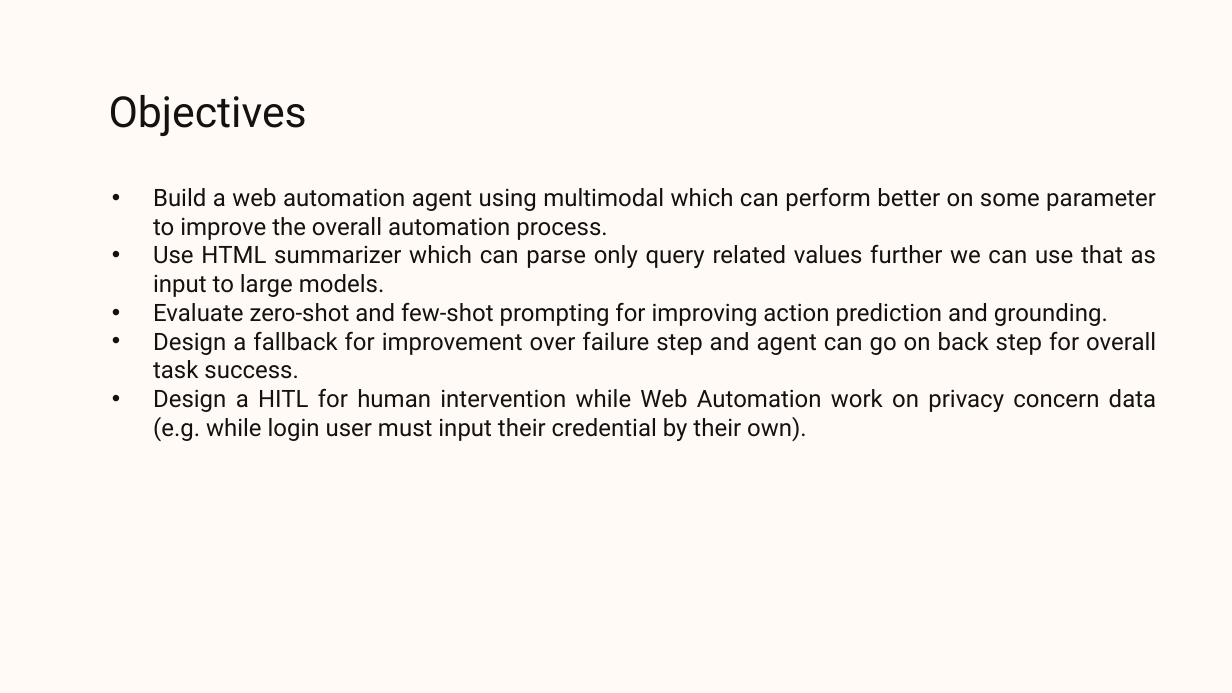
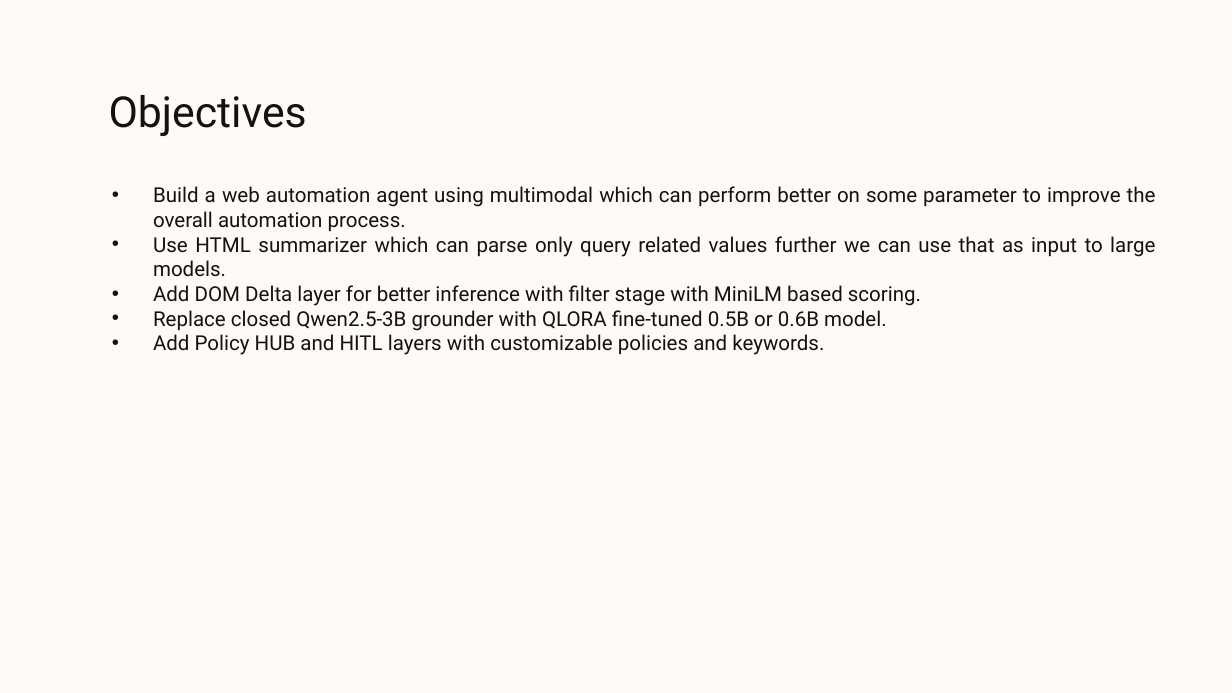
Before and after one commit to Dhruv-Darji/AutoWeb, a slide deck: slide 12 of PPT/Evaluation.pptx (slide 9 before the commit). Drawn at 1232x693 pixels with LibreOffice and Linux fonts; fonts in the diff are those of the drawing; background and template pictures are left out. Boxes give left, top, right and bottom in pixels: in the first picture for what was removed or moved away, otherwise in the second. Text is boxed around its words. In the diff, an @@ line names an element or a change of style, - is before the commit and + after.

```diff
--- a/PPT/Evaluation.pptx
+++ b/PPT/Evaluation.pptx
@@ text at [153,186,1156,277]: size 14 to 12 pt in "Build a web automation agent using multimodal ...", "Use HTML summarizer which can parse only ..." @@
@@ text at [153,285,921,355]: text changed; size 14 to 12 pt @@
-• Evaluate zero-shot and few-shot prompting for improving action prediction and grounding.
-• Design a fallback for improvement over failure step and agent can go on back step for overall task success.
-• Design a HITL for human intervention while Web Automation work on privacy concern data (e.g. while login user must input their credential by their own).
+• Add DOM Delta layer for better inference with filter stage with MiniLM based scoring.
+• Replace closed Qwen2.5-3B grounder with QLORA fine-tuned 0.5B or 0.6B model.
+• Add Policy HUB and HITL layers with customizable policies and keywords.
```
Also in this commit, not shown: 14 other slides changed, 11 slides added, 12 slides removed, 36 other files.
